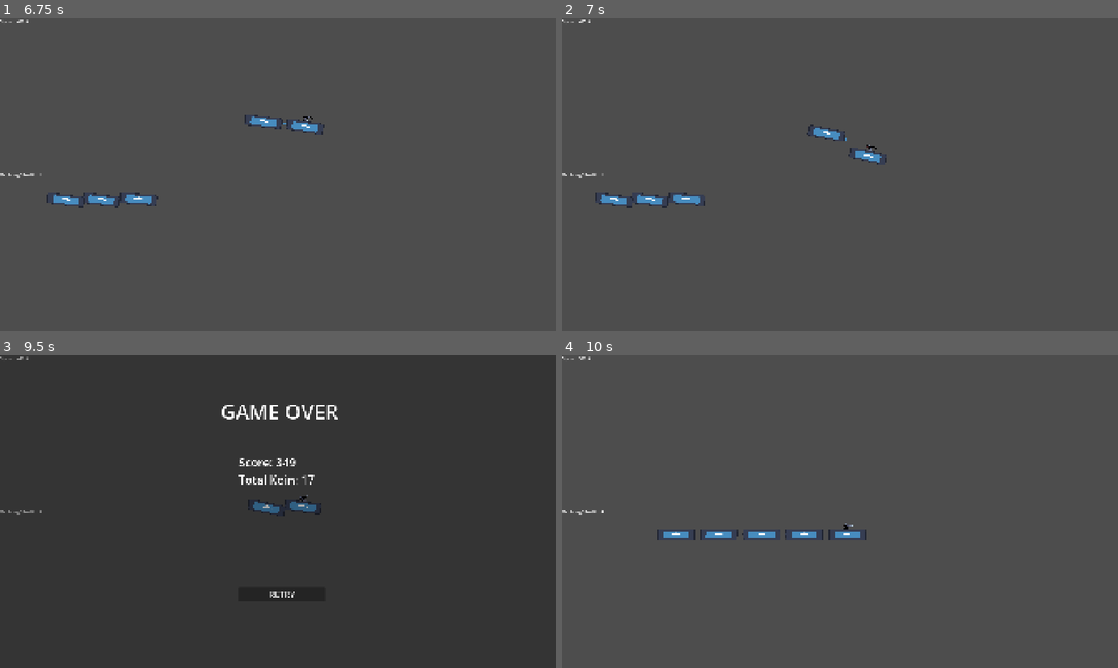
Above: before the commit, frames 1-4 (two rows, left to right).
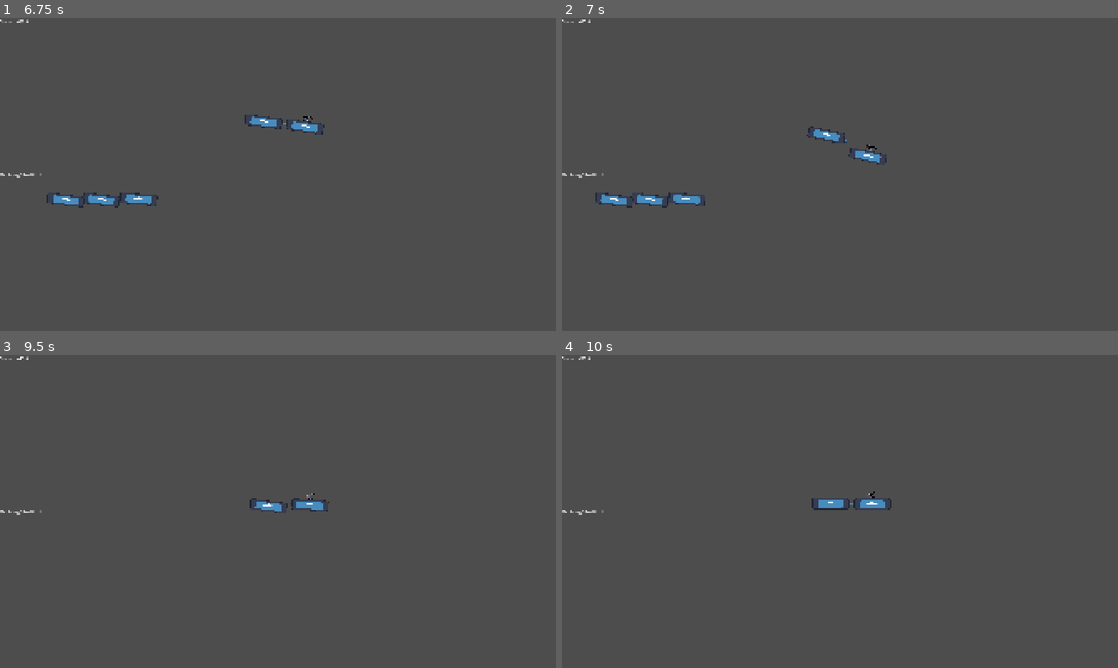
Above: after the commit, the same moments.

Repository: g3evorz/Gameseed-2026
Game: Godot game, scene res://Scenes/main.tscn
Two runs of this game, one before a commit and one after it. Both use one fixed random seed, a clock stepped at 60 frames per second and the inputs below. The engine's default icon, where the game draws it, is replaced by a stand-in: a white triangle on a blue panel in a dark square.
Inputs (mouse positions are in pixels of both pictures, inside the frame that each line leads up to):
- Up to frame 1 (6.75 s): hold Up (ui_up) 0.53-2.03 s; hold Down (ui_down) 2.03-2.78 s; hold Up (ui_up) 2.78-4.28 s; hold Down (ui_down) 4.28-5.03 s; tap Up (ui_up) at 4.52, 6.02 s; hold Up (ui_up) 5.03-5.78 s; hold Down (ui_down) from 5.78 s (still down)
- Up to frame 2 (7 s): keep holding Down (ui_down); tap Up (ui_up) at 6.77 s
- Up to frame 3 (9.5 s): release Down (ui_down) at 7.28 s; hold Up (ui_up) from 7.28 s (still down)
- Up to frame 4 (10 s): release Up (ui_up) at 9.5 s; click (845, 592) at 9.5 s, where only the run before the commit has a clickable "RETRY"

Frame 1 is identical in both runs. In frame 2, 0.1% of the frame differs, in the area x 44-52%, y 34-40%; in frame 3, 100%, in the area x 0-100%, y 0-100%; in frame 4, 0.9%.

Commit message:
Fix Coupler Issue
Coupler initially can't follow kepala while performing "Turun" action. now coupler detects "abnormality" in y.axis to decide wether it's tolerable or not. Gerbong now can also follows "Turun" action.

Diff:
--- a/Script/Kereta/Gerbong.gd
+++ b/Script/Kereta/Gerbong.gd
@@ -51,6 +51,10 @@
 
 	if is_instance_valid(node_target):
 		var jarak_y = node_target.global_position.y - global_position.y
+
+		if is_on_floor() and jarak_y > 40.0:
+			global_position.y += 2.0
+
 		if node_target.is_class("CharacterBody2D") and node_target.is_on_floor():
 			if is_on_floor():
 				velocity.y = clamp(jarak_y * kekakuan_rantai, -MAX_SPRING_VELOCITY, MAX_SPRING_VELOCITY)
@@ -138,7 +142,9 @@
 
 		# DETEKSI PUTUS EKSTREM TERAKHIR
 		if coupler_sensor.is_colliding():
-			putus_sambungan()
+			var hit_normal = coupler_sensor.get_collision_normal()
+			if abs(hit_normal.x) > abs(hit_normal.y):
+				putus_sambungan()
 		if jarak_sekarang > BATAS_MAKSIMUM_COUPLER + BATAS_EKSTRIM_X:
 			putus_sambungan()
 		if global_position.y - node_target.global_position.y > BATAS_EKSTRIM_Y:
Not shown, changed: Script/Kereta/Gerbong.gd.uid
